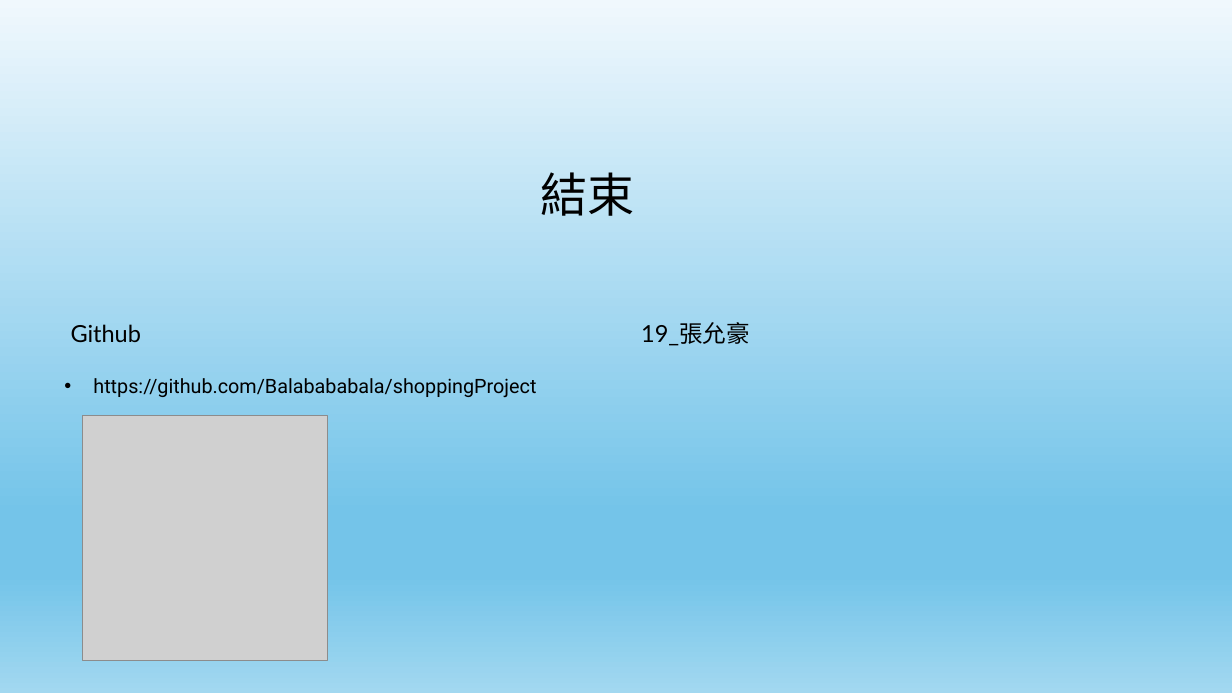
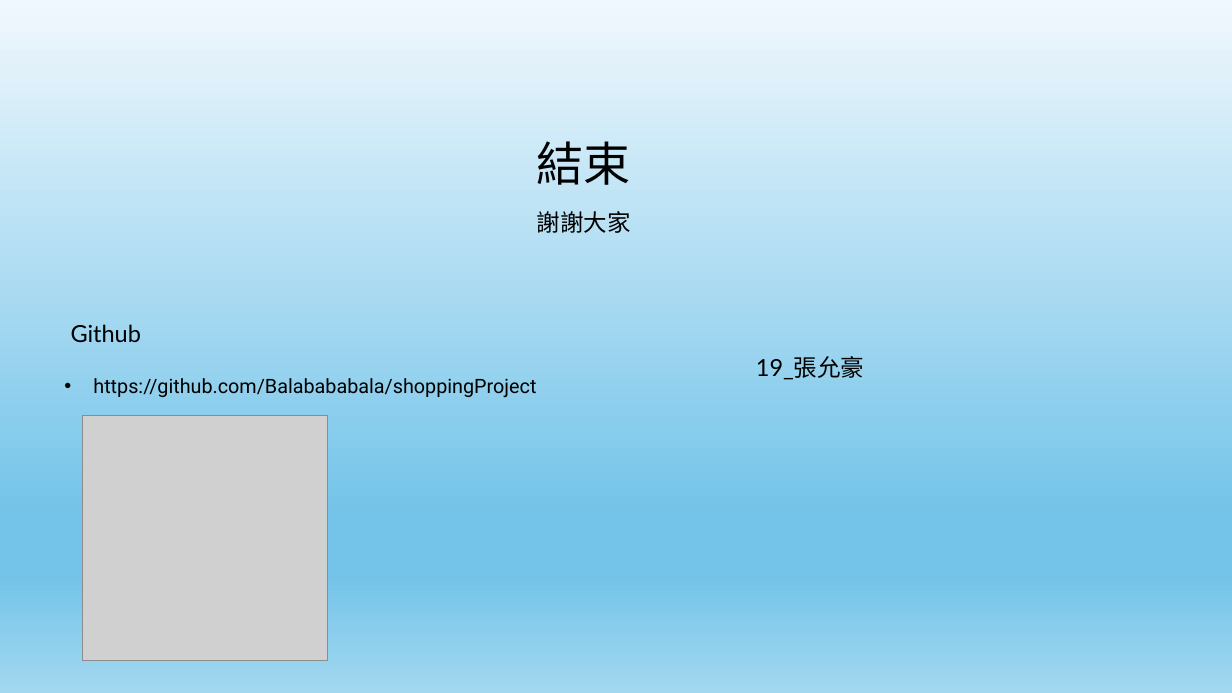
Before and after one commit to Balabababala/shoppingProject, a slide deck: slide 21 of 說明用工具/張允豪 購物網站 專題 ver.0.5.pptx. Drawn at 1232x693 pixels with LibreOffice and Linux fonts; fonts in the diff are those of the drawing; grey boxes stand for pictures. Boxes give left, top, right and bottom in pixels: in the first picture for what was removed or moved away, otherwise in the second. Text is boxed around its words. In the diff, an @@ line names an element or a change of style, - is before the commit and + after.

```diff
--- a/說明用工具/張允豪 購物網站 專題 ver.0.5.pptx
+++ b/說明用工具/張允豪 購物網站 專題 ver.0.5.pptx
@@ text "結束": place and size @@
-text "結束" at <box>541,172,635,216</box>
+text "結束" at <box>537,141,631,185</box>
@@ text added at <box>537,211,631,233</box>, 22 pt, text #000000 @@
+謝謝大家
@@ text "19_張允豪": place and size @@
-text "19_張允豪" at <box>641,322,749,346</box>
+text "19_張允豪" at <box>756,356,864,380</box>
```
Also in this commit, not shown: 3 other slides changed, 2 other files.
